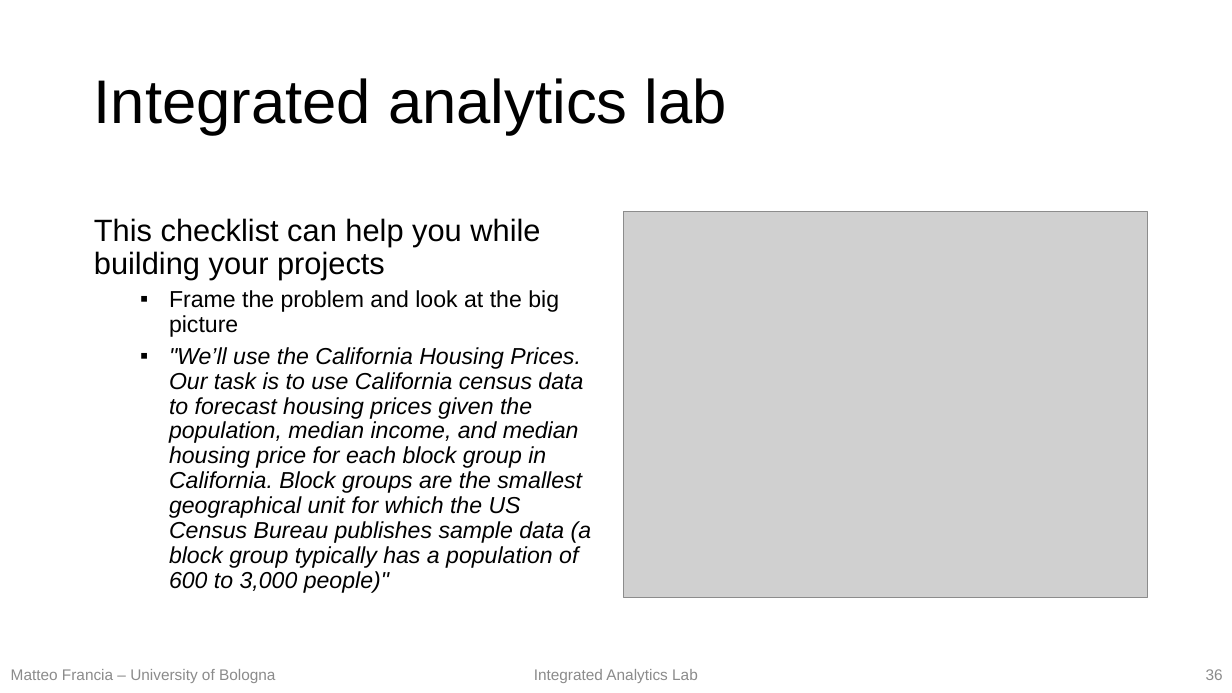
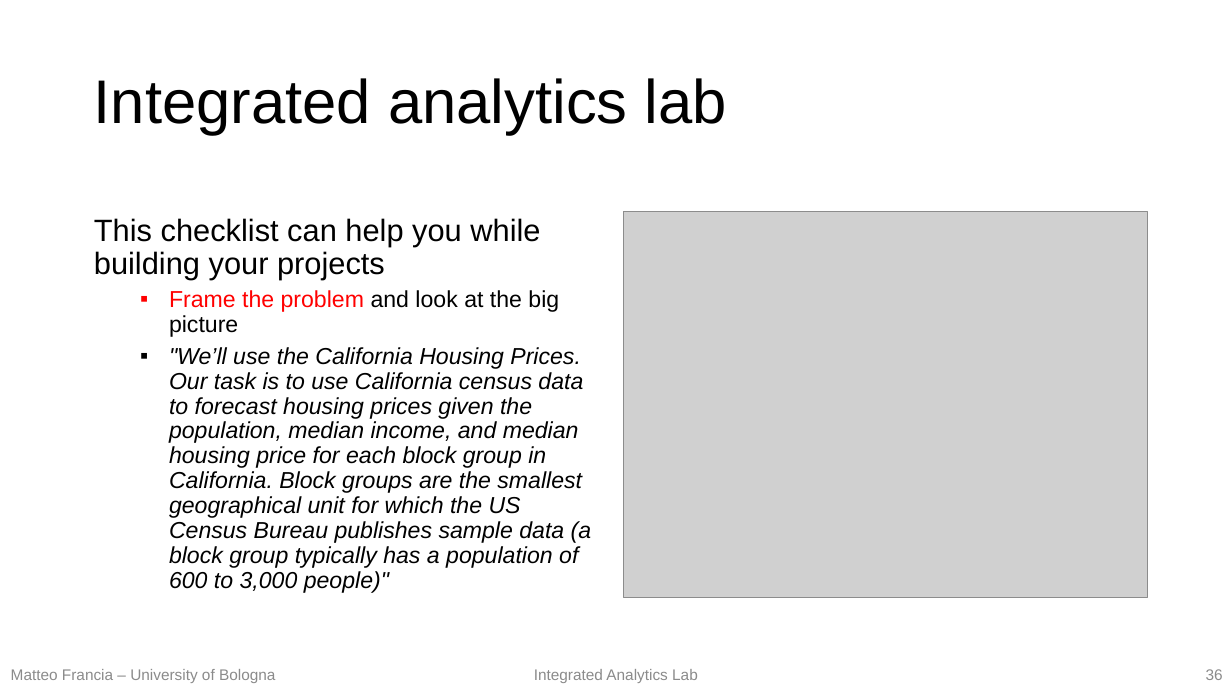
Before and after one commit to w4bo/teaching-handsondatapipelines, a slide deck: slide 36 of 01-DataPreprocessing/01-slides.pptx. Drawn at 1232x693 pixels with LibreOffice and Linux fonts; fonts in the diff are those of the drawing; grey boxes stand for pictures. Boxes give left, top, right and bottom in pixels: in the first picture for what was removed or moved away, otherwise in the second. Text is boxed around its words. In the diff, an @@ line names an element or a change of style, - is before the commit and + after.

```diff
--- a/01-DataPreprocessing/01-slides.pptx
+++ b/01-DataPreprocessing/01-slides.pptx
@@ text at (x1=169, y1=290, x2=559, y2=337): text colour #000000 to #FF0000 in "Frame the problem" @@
```
Also in this commit, not shown: 13 other slides changed.
